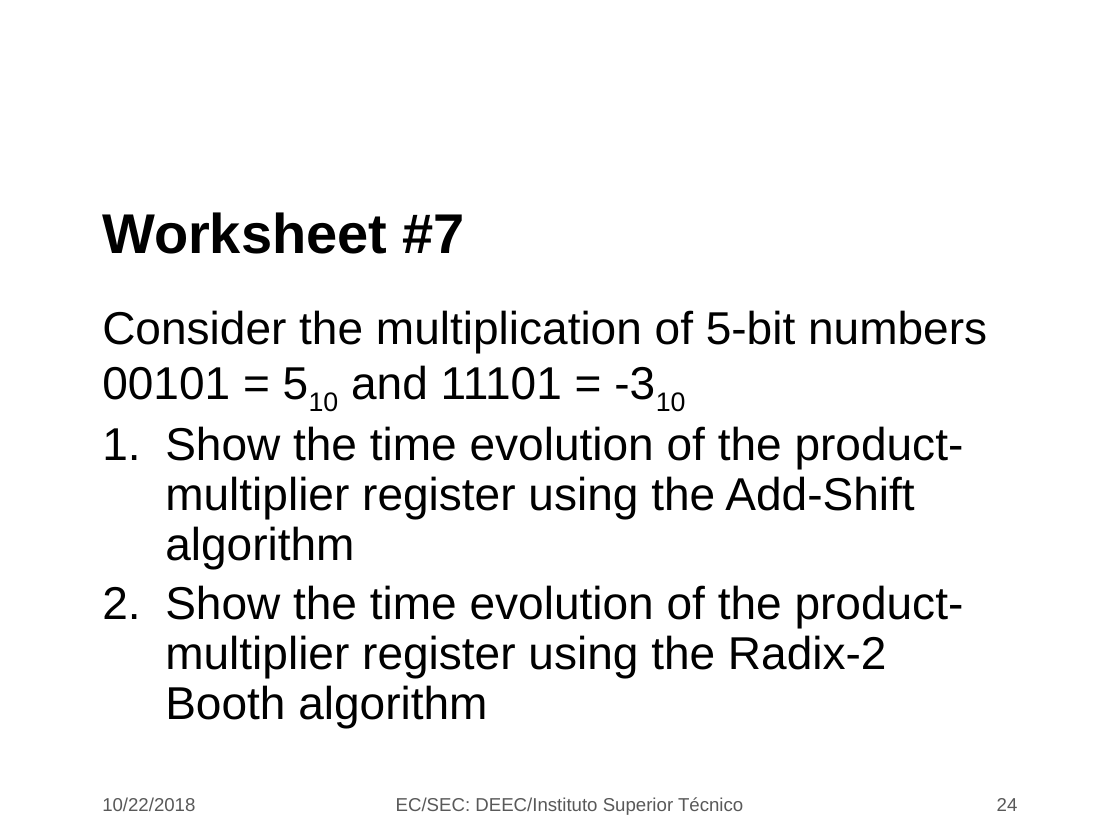
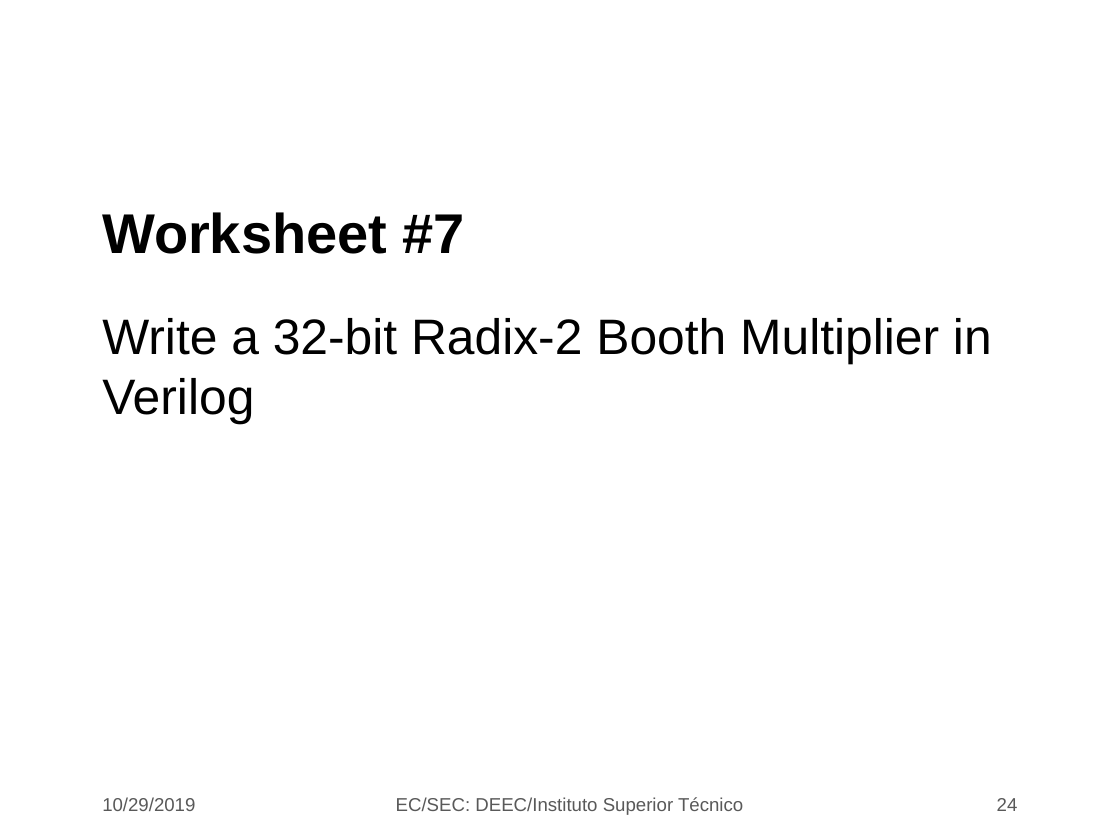
Before and after one commit to jjts/ist-sec, a slide deck: slide 24 of lectures/l12_booth_mults/l12.odp. Drawn at 1120x840 pixels with LibreOffice and Linux fonts; fonts in the diff are those of the drawing; background and template pictures are left out. Boxes give left, top, right and bottom in pixels: in the first picture for what was removed or moved away, otherwise in the second. Text is boxed around its words. In the diff, an @@ line names an element or a change of style, - is before the commit and + after.

Commit message:
update lectures 12 and 13

```diff
--- a/lectures/l12_booth_mults/l12.odp
+++ b/lectures/l12_booth_mults/l12.odp
@@ text at (102, 318, 992, 424): text changed; size 29.6 to 32 pt @@
-Consider the multiplication of 5-bit numbers 00101 = 510 and 11101 = -310
-1. Show the time evolution of the product-multiplier register using the Add-Shift algorithm
-2. Show the time evolution of the product-multiplier register using the Radix-2 Booth algorithm
+Write a 32-bit Radix-2 Booth Multiplier in Verilog
@@ text at (102, 797, 195, 811): text changed @@
-10/22/2018
+10/29/2019
```
Also in this commit, not shown: 23 other slides changed, 1 other file.
